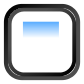
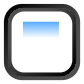
Two versions of the same layered image (84×84). Layer-by-layer changes:
painted on "border_test.png" over (8, 8, 76, 77)
